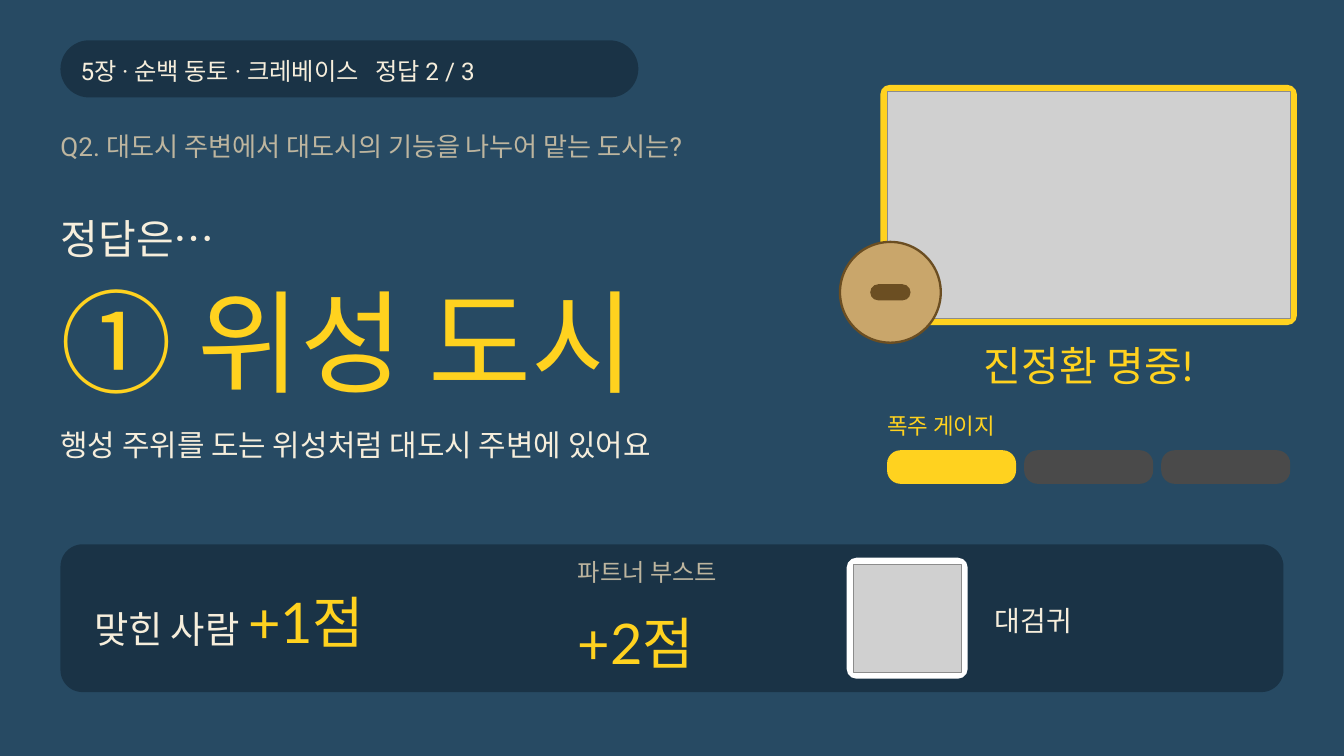
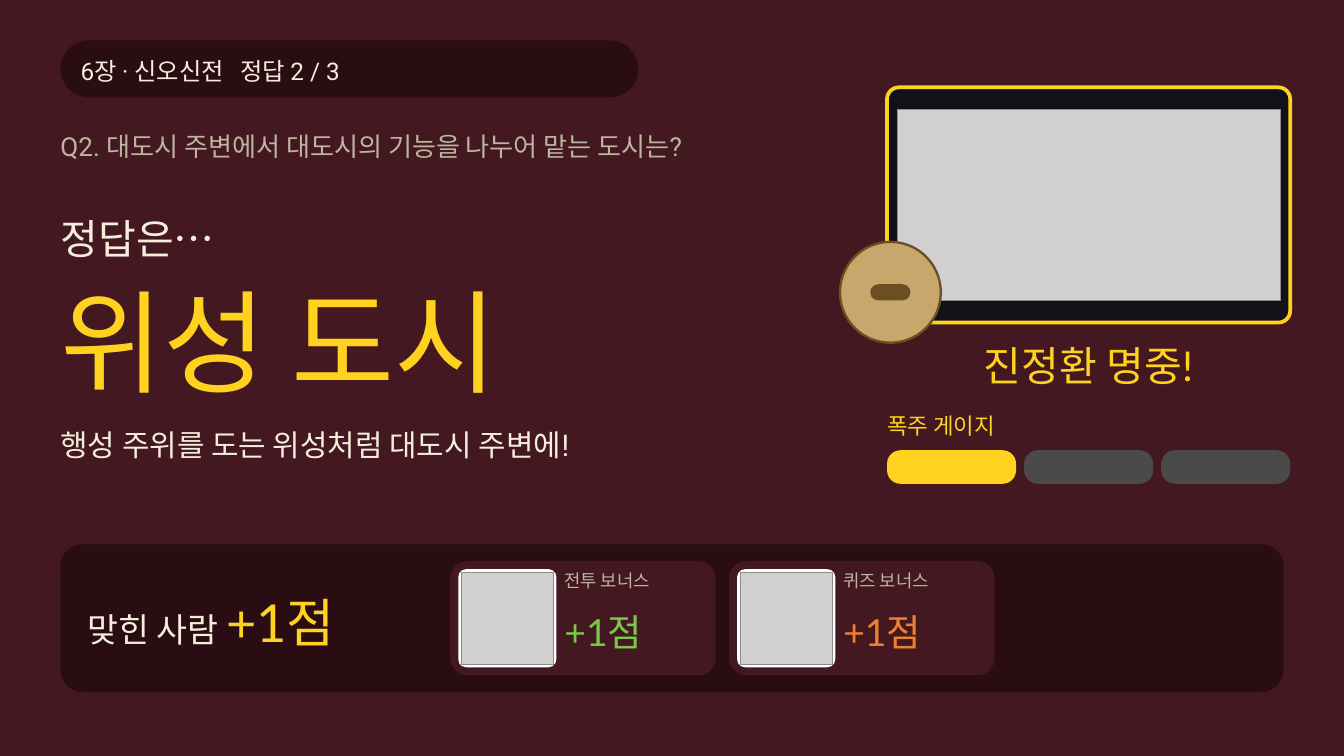
Before and after one commit to choivoo/-, a slide deck: slide 74 of 레전드_히스이_대모험_주거와도시.pptx (slide 62 before the commit). Drawn at 1344x756 pixels with LibreOffice and Linux fonts; fonts in the diff are those of the drawing; grey boxes stand for pictures. Boxes give left, top, right and bottom in pixels: in the first picture for what was removed or moved away, otherwise in the second. Text is boxed around its words. In the diff, an @@ line names an element or a change of style, - is before the commit and + after.

```diff
--- a/레전드_히스이_대모험_주거와도시.pptx
+++ b/레전드_히스이_대모험_주거와도시.pptx
@@ background #274A63 to #431820 @@
@@ rounded rectangle at [60, 40, 638, 97]: fill #1A3346 to #2A0D12 @@
@@ text at [81, 60, 340, 82]: text changed @@
-5장 · 순백 동토 · 크레베이스 정답 2 / 3
+6장 · 신오신전 정답 2 / 3
@@ rounded rectangle: place and size @@
-rounded rectangle at [880, 85, 1297, 325]
+rounded rectangle at [887, 87, 1290, 323]
@@ rounded rectangle at [887, 87, 1290, 323]: fill #FFD21F to #111118; outline none to #FFD21F 4 pt; proportions changed @@
@@ picture: place and size @@
-picture at [887, 91, 1290, 319]
+picture at [897, 109, 1280, 300]
@@ text at [60, 291, 498, 393]: text changed @@
-① 위성 도시
+위성 도시
@@ text at [60, 431, 570, 459]: text changed @@
-행성 주위를 도는 위성처럼 대도시 주변에 있어요
+행성 주위를 도는 위성처럼 대도시 주변에!
@@ rounded rectangle at [60, 544, 1284, 692]: fill #1A3346 to #2A0D12 @@
@@ text "맞힌 사람 +1점": place and size @@
-text "맞힌 사람 +1점" at [94, 596, 364, 647]
+text "맞힌 사람 +1점" at [87, 598, 335, 646]
@@ text "맞힌 사람 +1점" at [87, 598, 335, 646]: size 40 to 36 pt in "맞힌 사람"; size 60 to 56 pt in "+1점" @@
@@ rounded rectangle added at [450, 561, 716, 675], fill #431820 @@
@@ rounded rectangle added at [458, 569, 556, 667], fill #FFFFFF @@
@@ text removed at [578, 561, 717, 583] @@
-파트너 부스트
@@ rounded rectangle added at [729, 561, 995, 675], fill #431820 @@
@@ rounded rectangle: place and size @@
-rounded rectangle at [847, 558, 968, 679]
+rounded rectangle at [737, 569, 835, 667]
@@ picture removed at [853, 564, 961, 672] @@
@@ picture added at [462, 573, 553, 664] @@
@@ text added at [564, 572, 650, 589], 19 pt, text #BDB59F @@
+전투 보너스
@@ picture added at [741, 573, 832, 664] @@
@@ text added at [843, 572, 929, 589], 19 pt, text #BDB59F @@
+퀴즈 보너스
@@ text added at [564, 615, 642, 649], 40 pt, text #7AC74C @@
++1점
@@ text removed at [578, 617, 694, 668] @@
-+2점
@@ text added at [843, 615, 921, 649], 40 pt, text #EE8130 @@
++1점
@@ text removed at [995, 608, 1072, 633] @@
-대검귀
```
Also in this commit, not shown: 40 other slides changed, 29 slides added, 12 slides removed.
